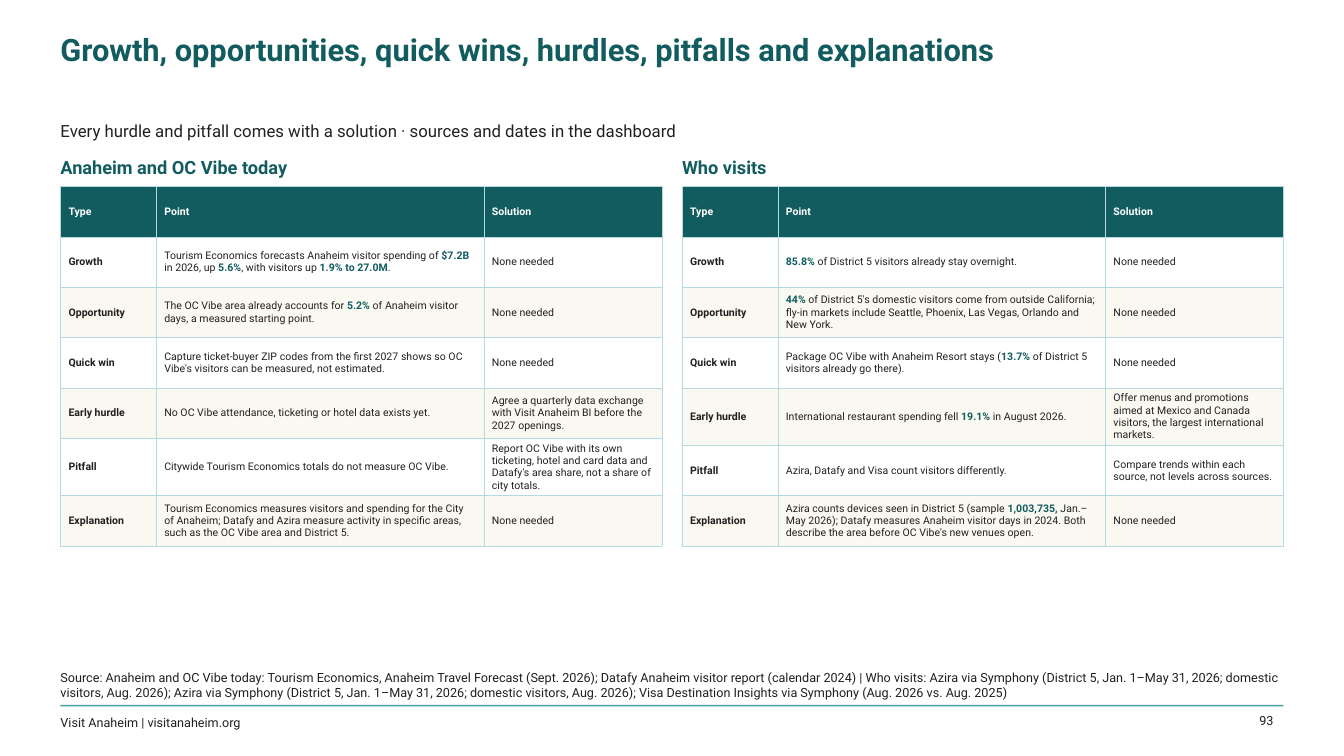
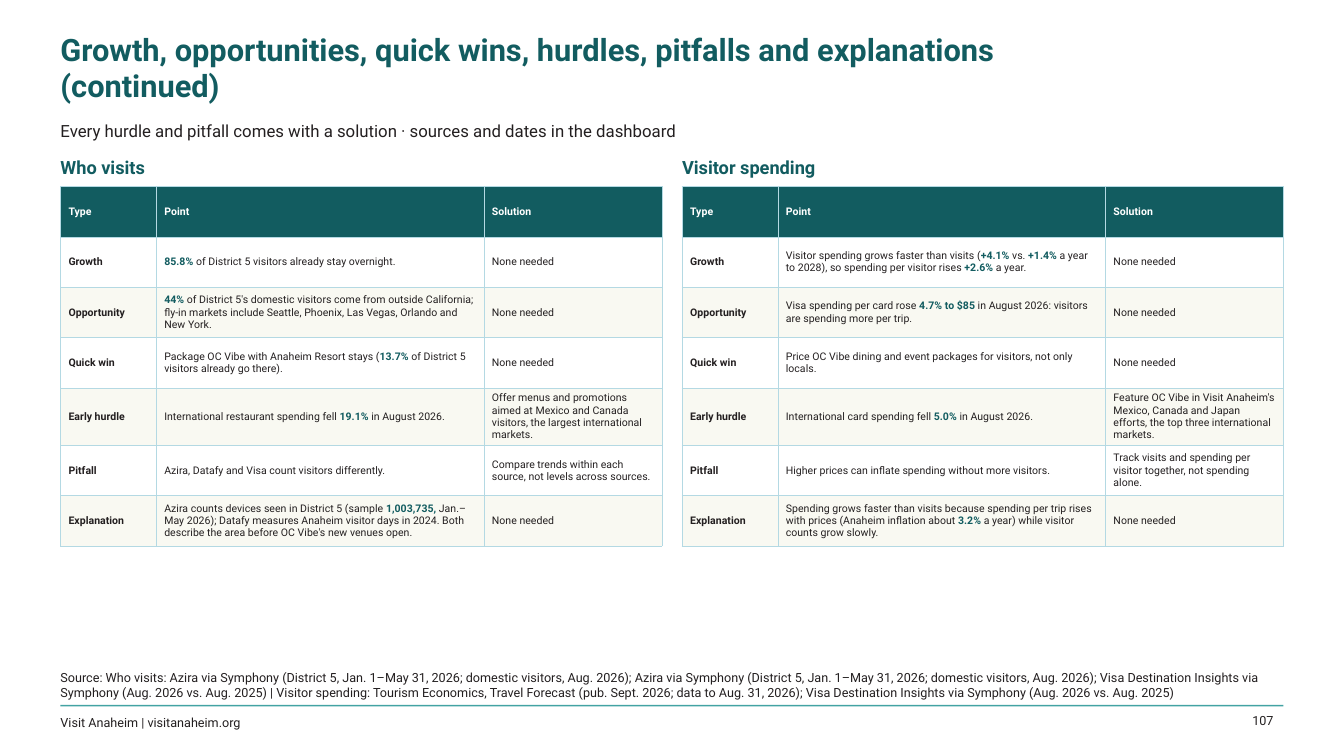
Before and after one commit to bi-visitanaheim/oc-vibe-insights, a slide deck: slide 107 of public/OC_Vibe_Insights.pptx (slide 93 before the commit). Drawn at 1344x756 pixels with LibreOffice and Linux fonts; fonts in the diff are those of the drawing; background and template pictures are left out. Boxes give left, top, right and bottom in pixels: in the first picture for what was removed or moved away, otherwise in the second. Text is boxed around its words. In the diff, an @@ line names an element or a change of style, - is before the commit and + after.

```diff
--- a/public/OC_Vibe_Insights.pptx
+++ b/public/OC_Vibe_Insights.pptx
@@ title at box(60, 37, 994, 104): text changed @@
-Growth, opportunities, quick wins, hurdles, pitfalls and explanations
+Growth, opportunities, quick wins, hurdles, pitfalls and explanations (continued)
@@ text at box(60, 160, 145, 174): text changed @@
-Anaheim and OC Vibe today
+Who visits
@@ text at box(682, 160, 815, 178): text changed @@
-Who visits
+Visitor spending
@@ table: place and size @@
-table at box(683, 187, 1285, 542)
+table at box(60, 187, 662, 542)
@@ table removed at box(60, 187, 662, 540), 7 rows, 3 columns @@
-Type | Point | Solution
-Growth | Tourism Economics forecasts Anaheim visitor spending of $7.2B in 2026, up 5.6%, with visitors up 1.9% to 27.0M. | None needed
-Opportunity | The OC Vibe area already accounts for 5.2% of Anaheim visitor days, a measured starting point. | None needed
-Quick win | Capture ticket-buyer ZIP codes from the first 2027 shows so OC Vibe's visitors can be measured, not estimated. | None needed
-Early hurdle | No OC Vibe attendance, ticketing or hotel data exists yet. | Agree a quarterly data exchange with Visit Anaheim BI before the 2027 openings.
-Pitfall | Citywide Tourism Economics totals do not measure OC Vibe. | Report OC Vibe with its own ticketing, hotel and card data and Datafy's area share, not a share of city totals.
-Explanation | Tourism Economics measures visitors and spending for the City of Anaheim; Datafy and Azira measure activity in specific areas, such as the OC Vibe area and District 5. | None needed
@@ table added at box(683, 187, 1285, 542), 7 rows, 3 columns @@
+Type | Point | Solution
+Growth | Visitor spending grows faster than visits (+4.1% vs. +1.4% a year to 2028), so spending per visitor rises +2.6% a year. | None needed
+Opportunity | Visa spending per card rose 4.7% to $85 in August 2026: visitors are spending more per trip. | None needed
+Quick win | Price OC Vibe dining and event packages for visitors, not only locals. | None needed
+Early hurdle | International card spending fell 5.0% in August 2026. | Feature OC Vibe in Visit Anaheim's Mexico, Canada and Japan efforts, the top three international markets.
+Pitfall | Higher prices can inflate spending without more visitors. | Track visits and spending per visitor together, not spending alone.
+Explanation | Spending grows faster than visits because spending per trip rises with prices (Anaheim inflation about 3.2% a year) while visitor counts grow slowly. | None needed
@@ text at box(60, 672, 1258, 700): text changed @@
-Source: Anaheim and OC Vibe today: Tourism Economics, Anaheim Travel Forecast (Sept. 2026); Datafy Anaheim visitor report (calendar 2024) | Who visits: Azira via Symphony (District 5, Jan. 1–May 31, 2026; domestic visitors, Aug. 2026); Azira via Symphony (District 5, Jan. 1–May 31, 2026; domestic visitors, Aug. 2026); Visa Destination Insights via Symphony (Aug. 2026 vs. Aug. 2025)
+Source: Who visits: Azira via Symphony (District 5, Jan. 1–May 31, 2026; domestic visitors, Aug. 2026); Azira via Symphony (District 5, Jan. 1–May 31, 2026; domestic visitors, Aug. 2026); Visa Destination Insights via Symphony (Aug. 2026 vs. Aug. 2025) | Visitor spending: Tourism Economics, Travel Forecast (pub. Sept. 2026; data to Aug. 31, 2026); Visa Destination Insights via Symphony (Aug. 2026 vs. Aug. 2025)
@@ page number at box(1252, 716, 1273, 725): text changed @@
-93
+107
```
Also in this commit, not shown: 33 other slides changed, 16 slides added, 31 other files.
